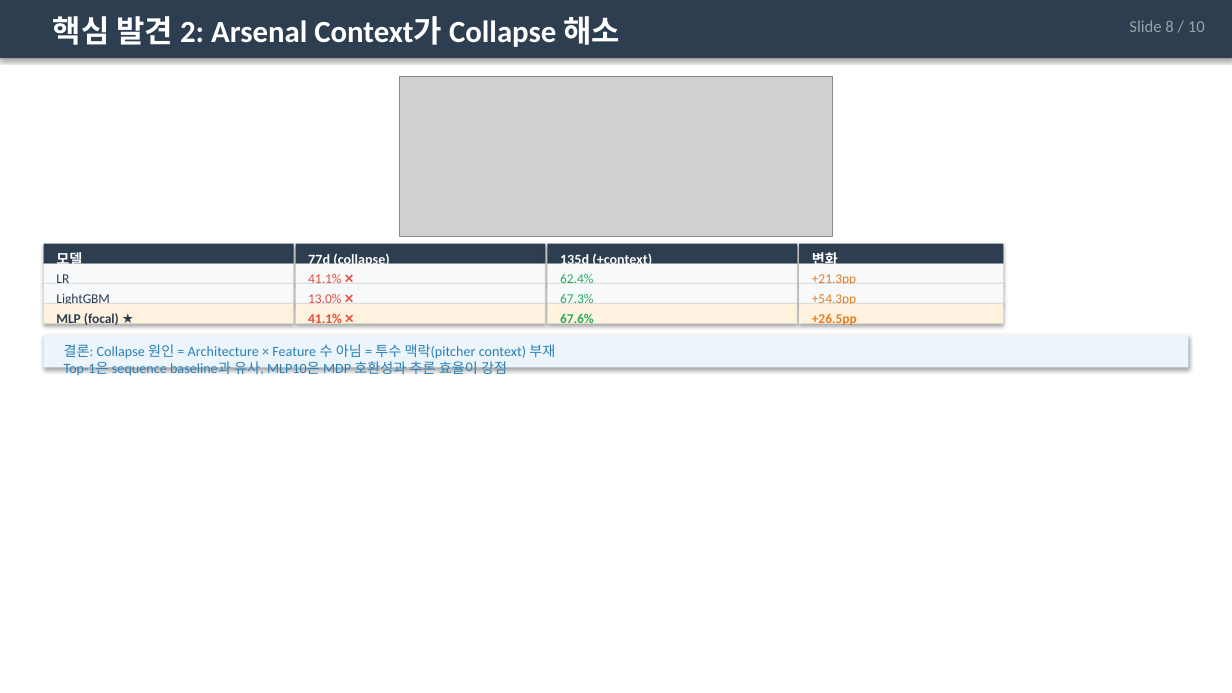
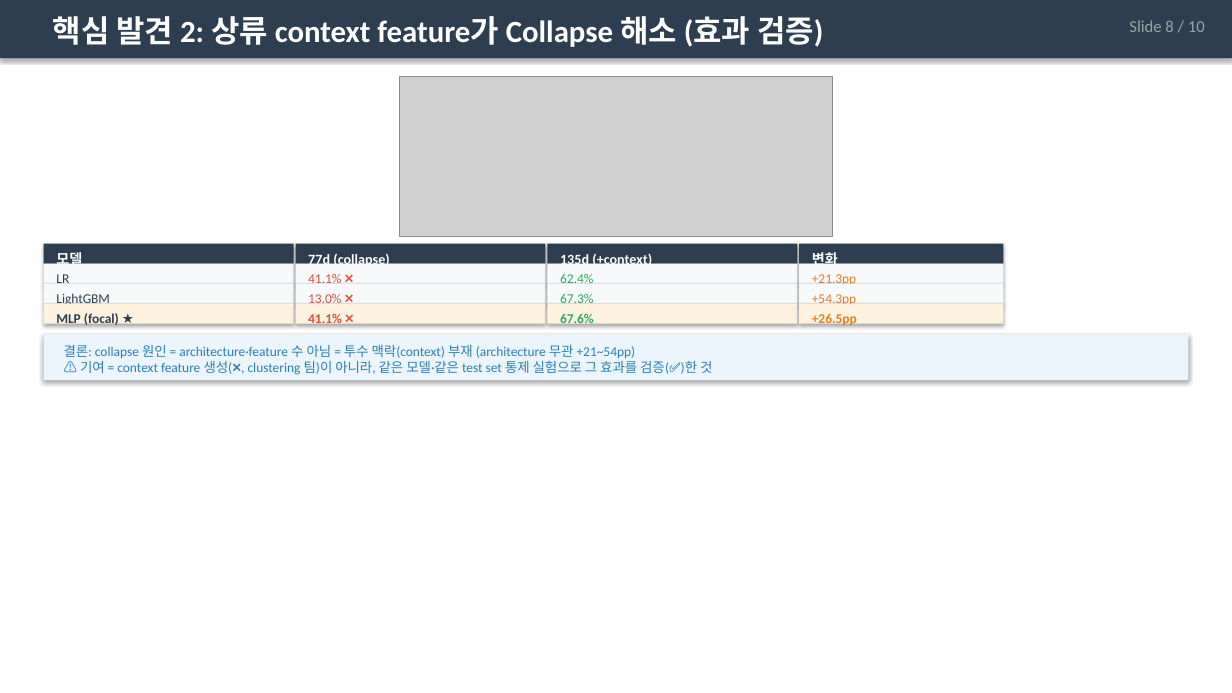
Before and after one commit to Pitcheezy/transition-models, a slide deck: slide 8 of outputs/SmartPitch_TransitionModels_Presentation.pptx. Drawn at 1232x693 pixels with LibreOffice and Linux fonts; fonts in the diff are those of the drawing; grey boxes stand for pictures. Boxes give left, top, right and bottom in pixels: in the first picture for what was removed or moved away, otherwise in the second. Text is boxed around its words. In the diff, an @@ line names an element or a change of style, - is before the commit and + after.

```diff
--- a/outputs/SmartPitch_TransitionModels_Presentation.pptx
+++ b/outputs/SmartPitch_TransitionModels_Presentation.pptx
@@ text at box(53, 16, 823, 47): text changed @@
-핵심 발견 2: Arsenal Context가 Collapse 해소
+핵심 발견 2: 상류 context feature가 Collapse 해소 (효과 검증)
@@ rectangle: place and size @@
-rectangle at box(43, 335, 1189, 367)
+rectangle at box(43, 335, 1189, 380)
@@ text at box(64, 345, 712, 375): text changed; size 11 to 10.5 pt @@
-결론: Collapse 원인 = Architecture × Feature 수 아님 = 투수 맥락(pitcher context) 부재
-Top-1은 sequence baseline과 유사, MLP10은 MDP 호환성과 추론 효율이 강점
+결론: collapse 원인 = architecture·feature 수 아님 = 투수 맥락(context) 부재 (architecture 무관 +21~54pp)
+⚠️ 기여 = context feature 생성(❌, clustering 팀)이 아니라, 같은 모델·같은 test set 통제 실험으로 그 효과를 검증(✅)한 것
```
Also in this commit, not shown: 3 other slides changed, 2 slides added, 2 slides removed, 4 other files.
